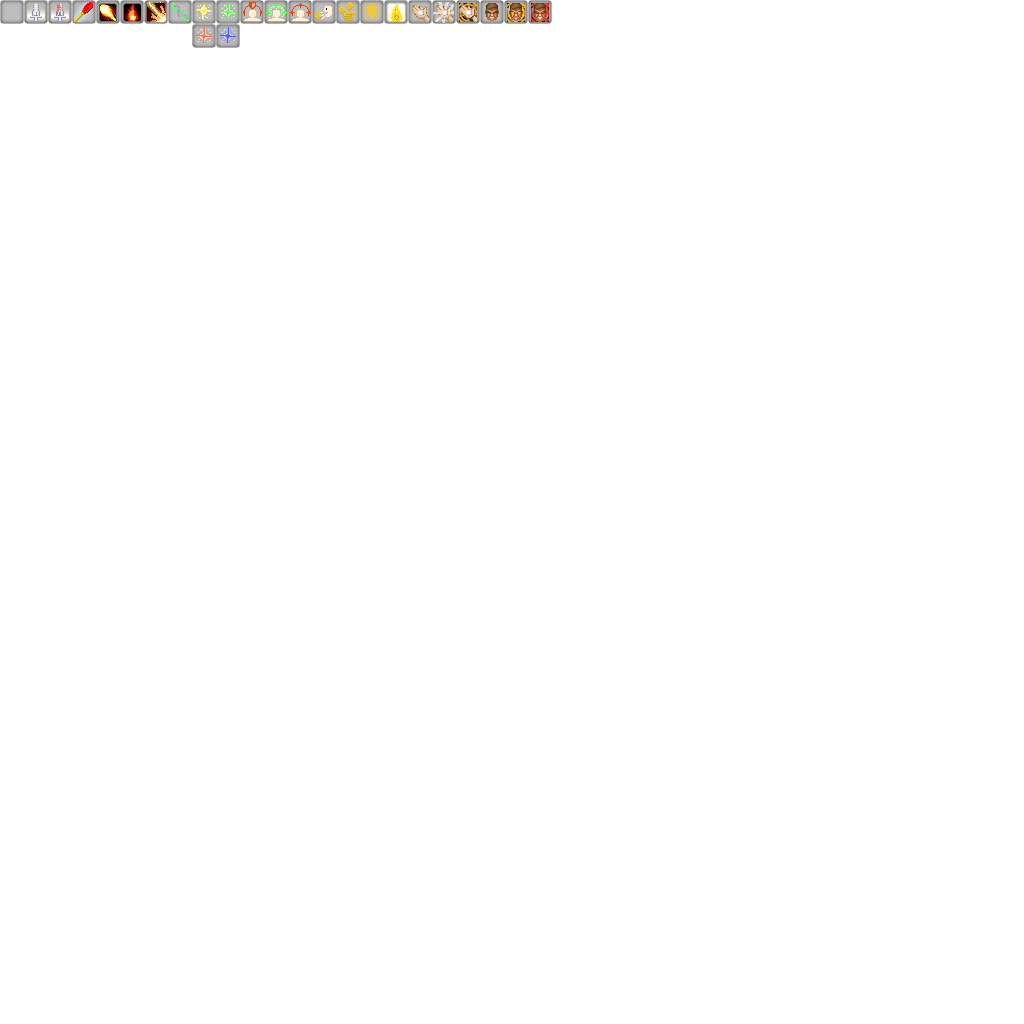
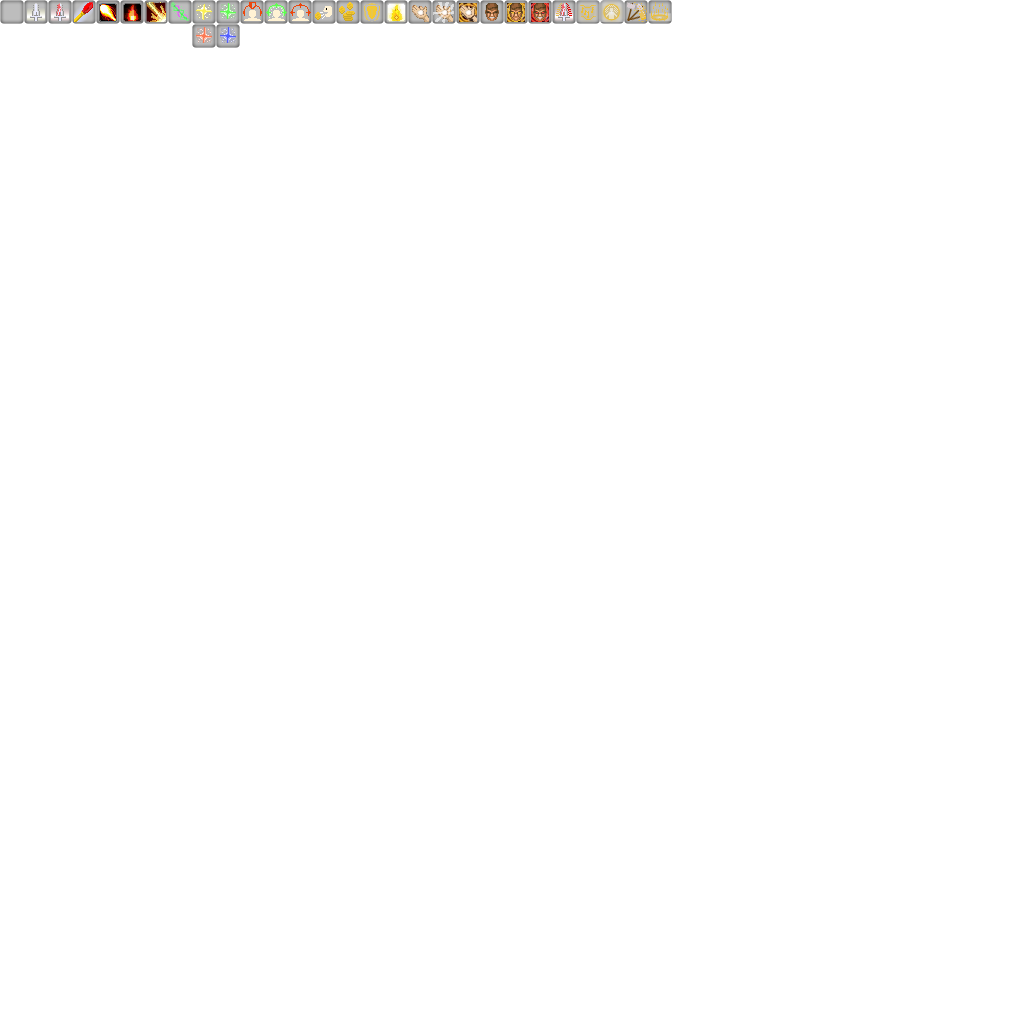
Layered file, before and after one edit (1024x1024). Changes by layer:
added group "consecration" with 4 layers above "judgement" over [648, 0, 672, 24]
added layer "Layer 30" in group "consecration" over [651, 2, 668, 21]
added layer "Shape 2 copy" in group "consecration" over [652, 15, 667, 20]
added layer "Layer 24 copy 2" in group "consecration" over [649, 13, 671, 21]
added layer "Shape 1 copy 29" in group "consecration" over [648, 0, 672, 24]
added group "judgement" with 6 layers above "holy shield" over [624, 0, 648, 24]
added layer "Layer 28" in group "judgement" over [634, 2, 647, 22]
added layer "Layer 27" in group "judgement" over [627, 4, 646, 23]
added layer "Layer 26 copy" in group "judgement" over [626, 2, 638, 20]
added layer "Layer 26" in group "judgement" over [627, 3, 646, 21]
added layer "Shape 1 copy 28" in group "judgement" over [624, 0, 648, 24]
added group "holy shield" with 4 layers above "sacred chant" over [600, 0, 624, 24]
added layer "Layer 25" in group "holy shield" over [605, 5, 618, 19]
added layer "Shape 2" in group "holy shield" over [604, 5, 619, 20]
added layer "Layer 24 copy" in group "holy shield" over [601, 1, 623, 22]
added layer "Shape 1 copy 27" in group "holy shield" over [600, 0, 624, 24]
added group "sacred chant" with 3 layers above "retribution" over [576, 0, 600, 24]
added layer "Layer 1 copy 7" in group "sacred chant" over [580, 5, 596, 20]
added layer "Layer 24" in group "sacred chant" over [577, 1, 599, 22]
added layer "Shape 1 copy 26" in group "sacred chant" over [576, 0, 600, 24]
added group "retribution" with 3 layers above "masocism" over [552, 0, 576, 24]
added layer "Layer 1 copy 6" in group "retribution" over [556, 3, 572, 21]
added layer "Layer 2 copy 2" in group "retribution" over [555, 8, 573, 21]
added layer "Shape 1 copy 25" in group "retribution" over [552, 0, 576, 24]
…and 1 more changes (1 added)
